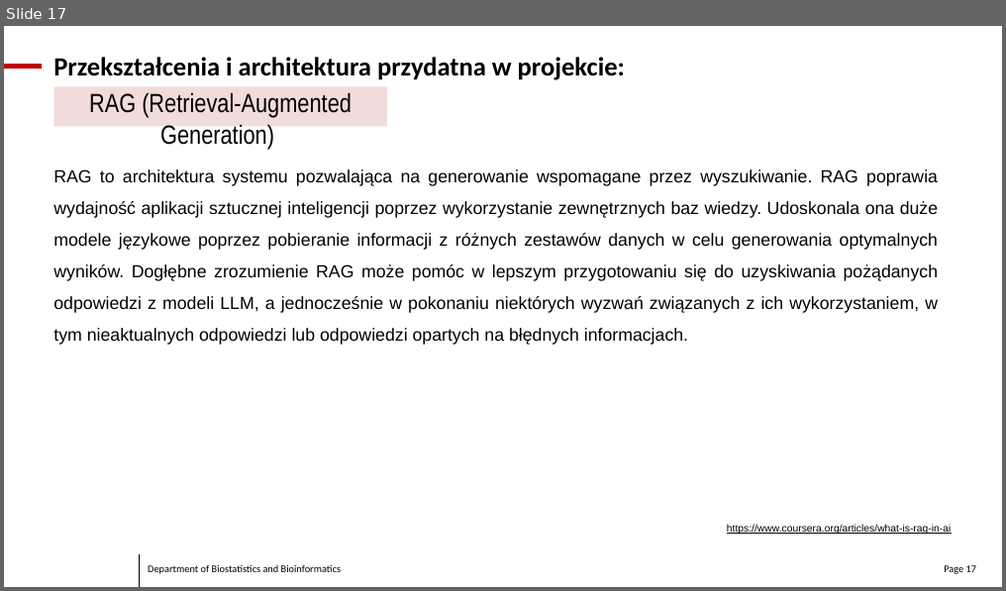
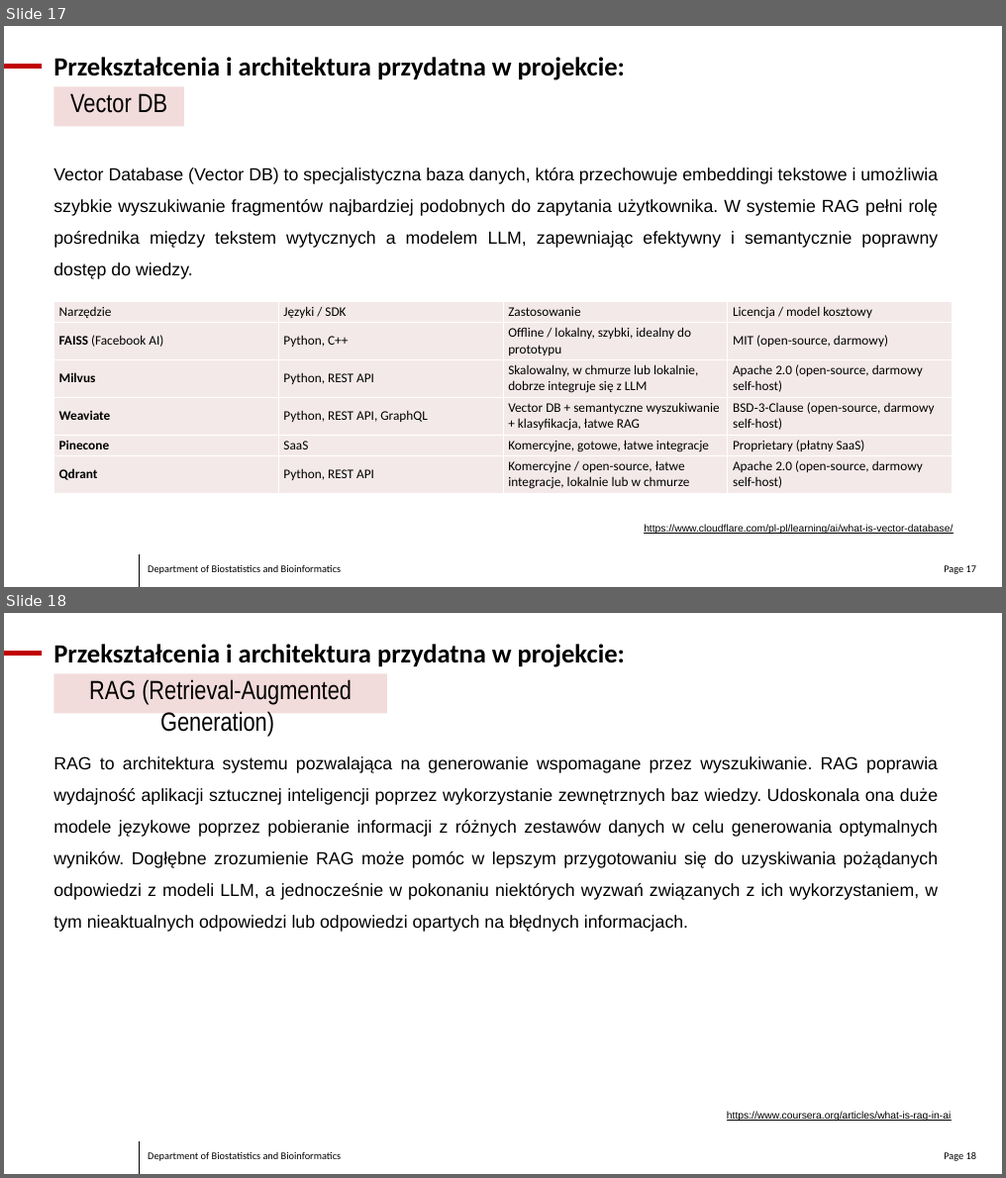
Before and after one commit to dn-dab-nio/ClinicalGuidelineSummary, a slide deck: raport_LLM.pptx. Shown one above the other, each under a label of ours: slide 17 before the commit, slides 17 and 18 after it. The pictures are 1006x591 and 1006x1178 pixels, drawn with LibreOffice and Linux fonts; fonts in the diff are those of the drawing; background and template pictures are left out. Boxes give left, top, right and bottom in pixels: in the first picture for what was removed or moved away, otherwise in the second. Text is boxed around its words. In the diff, an @@ line names an element or a change of style, - is before the commit and + after.

```diff
--- a/raport_LLM.pptx
+++ b/raport_LLM.pptx
@@ slide 17 added at [4,26,1002,587], background #FFFFFF; not listed: 2 template elements that a slide beside it also shows @@
@@ line added from (42, 67) to (4, 67), #C00000 6 pt @@
@@ title added at [54,57,625,80], 36 pt, text #000000, bold @@
+Przekształcenia i architektura przydatna w projekcie:
@@ rectangle added at [54,86,184,126], fill #F2DCDB, 36 pt, text #000000 @@
+Vector DB
@@ text added at [54,168,939,279], 24 pt, text #000000 @@
+Vector Database (Vector DB) to specjalistyczna baza danych, która przechowuje embeddingi tekstowe i umożliwia szybkie wyszukiwanie fragmentów najbardziej podobnych do zapytania użytkownika. W systemie RAG pełni rolę pośrednika między tekstem wytycznych a modelem LLM, zapewniając efektywny i semantycznie poprawny dostęp do wiedzy.
@@ table added at [54,301,952,493], 6 rows, 4 columns @@
+Narzędzie | Języki / SDK | Zastosowanie | Licencja / model kosztowy
+FAISS (Facebook AI) | Python, C++ | Offline / lokalny, szybki, idealny do prototypu | MIT (open-source, darmowy)
+Milvus | Python, REST API | Skalowalny, w chmurze lub lokalnie, dobrze integruje się z LLM | Apache 2.0 (open-source, darmowy self-host)
+Weaviate | Python, REST API, GraphQL | Vector DB + semantyczne wyszukiwanie + klasyfikacja, łatwe RAG | BSD‑3-Clause (open-source, darmowy self-host)
+Pinecone | SaaS | Komercyjne, gotowe, łatwe integracje | Proprietary (płatny SaaS)
+Qdrant | Python, REST API | Komercyjne / open-source, łatwe integracje, lokalnie lub w chmurze | Apache 2.0 (open-source, darmowy self-host)
@@ text added at [644,524,952,534], 14 pt, text #000000, underline @@
+https://www.cloudflare.com/pl-pl/learning/ai/what-is-vector-database/
@@ page number added at [944,566,976,574], 14 pt, text #000000 @@
+Page 17
@@ what was slide 17 is now slide 18 @@
@@ page number at [944,1153,976,1161]: text changed @@
-Page 17
+Page 18
```
Also in this commit, not shown: 5 slides changed, 3 other slides added, 1 slide removed.
